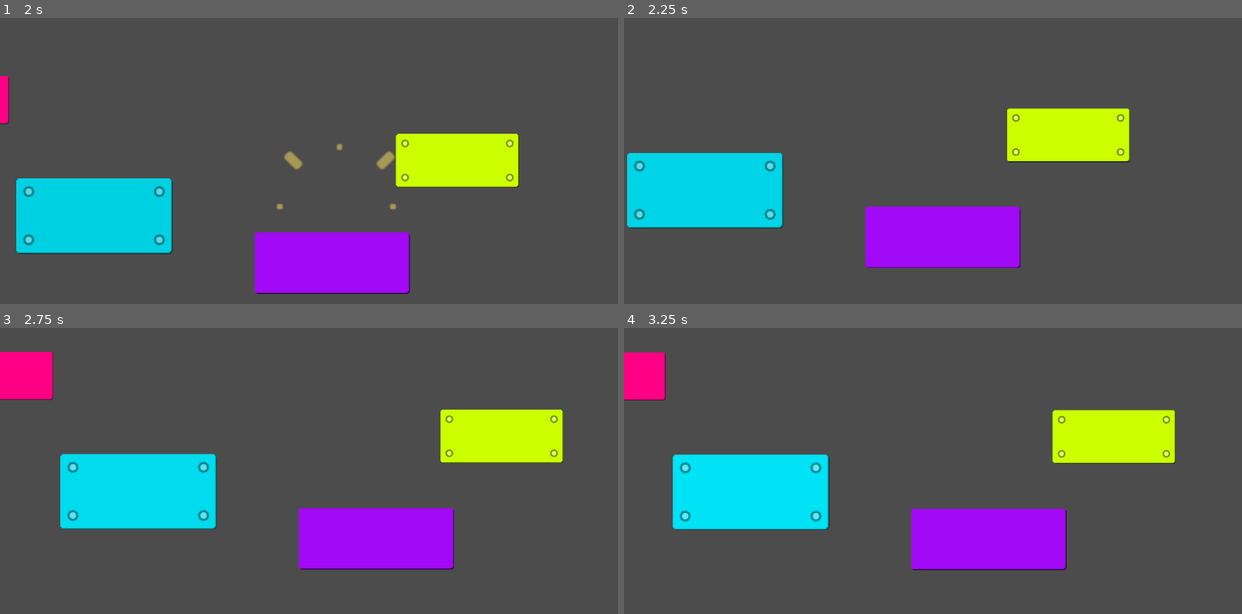
Above: before the commit, frames 1-4 (two rows, left to right).
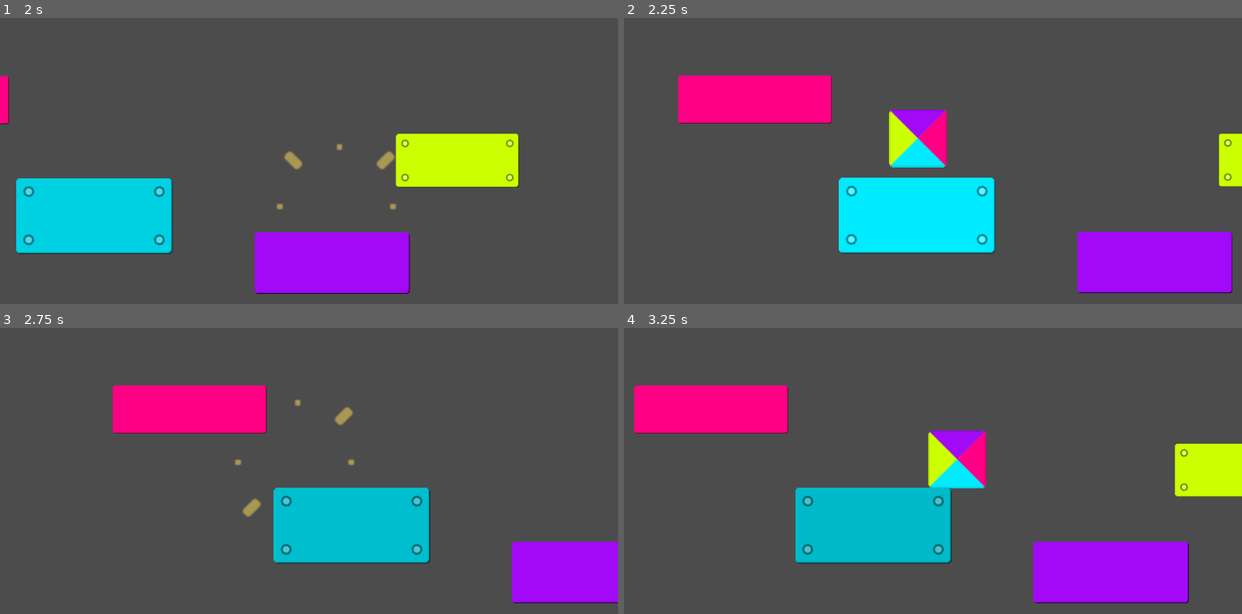
Above: after the commit, the same moments.

Repository: g3ida/WithFlyingColors
Game: Godot game, scene res://Levels/Level1.tscn
Two runs of this game, one before a commit and one after it. Both use one fixed random seed, a clock stepped at 60 frames per second and the inputs below.
Inputs:
- Up to frame 1 (2 s): hold Right (move_right) from 0.53 s (still down); tap Up (jump) at 0.77, 1.52 s
- Up to frame 2 (2.25 s): release Right (move_right) at 2.03 s; hold Left (move_left) from 2.03 s (still down)
- Up to frame 3 (2.75 s): keep holding Left (move_left)
- Up to frame 4 (3.25 s): release Left (move_left) at 2.78 s; hold Right (move_right) from 2.78 s (still down); tap Up (jump) at 3.02 s

Frame 1 is identical in both runs. In frame 2, 31% of the frame differs, in the area x 0-100%, y 19-97%; in frame 3, 28%; in frame 4, 34%, in the area x 0-100%, y 8-97%.

Commit message:
reset scene when player dies

Diff:
--- /dev/null
+++ b/Assets/Scripts/Level.gd
@@ -0,0 +1,18 @@
+extends Node2D
+
+export var level_path: String
+
+func connect_signals():
+	Event.connect("player_died", self, "_on_game_over")
+
+func disconnect_signals():
+	Event.disconnect("player_died", self, "_on_game_over")
+
+func _enter_tree():
+	connect_signals()
+
+func _exit_tree():
+	disconnect_signals()
+
+func _on_game_over():
+	get_tree().change_scene(self.level_path)
--- a/Levels/Level1.tscn
+++ b/Levels/Level1.tscn
@@ -1,14 +1,17 @@
-[gd_scene load_steps=8 format=2]
+[gd_scene load_steps=9 format=2]
 
 [ext_resource path="res://Assets/Sprites/Platforms/purple.png" type="Texture" id=1]
 [ext_resource path="res://Assets/Entities/Player.tscn" type="PackedScene" id=2]
 [ext_resource path="res://Assets/Sprites/Platforms/blue_gears.png" type="Texture" id=3]
 [ext_resource path="res://Assets/Sprites/Platforms/yellow_gears.png" type="Texture" id=4]
+[ext_resource path="res://Assets/Scripts/Level.gd" type="Script" id=5]
 [ext_resource path="res://Assets/Entities/Camera.tscn" type="PackedScene" id=6]
 [ext_resource path="res://Assets/Entities/Platforms/SimplePlatform.tscn" type="PackedScene" id=7]
 [ext_resource path="res://Assets/Sprites/Platforms/pink.png" type="Texture" id=8]
 
 [node name="Level1" type="Node2D"]
+script = ExtResource( 5 )
+level_path = "res://Levels/Level1.tscn"
 
 [node name="Player" parent="." instance=ExtResource( 2 )]
 position = Vector2( 669, 147 )
